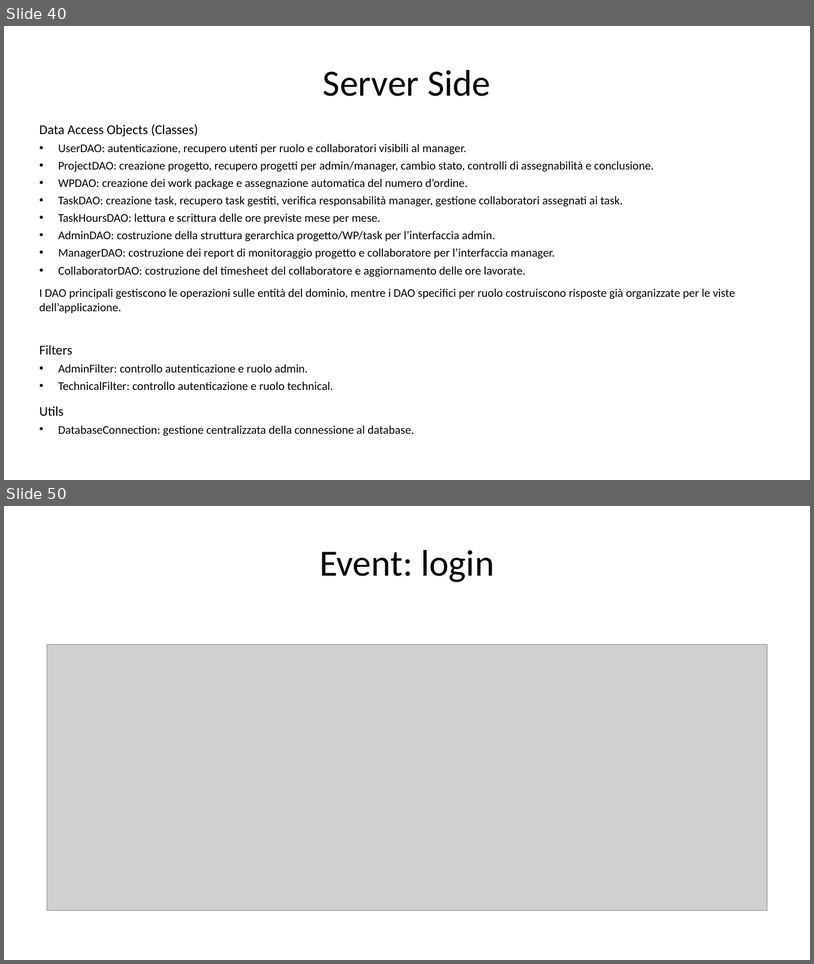
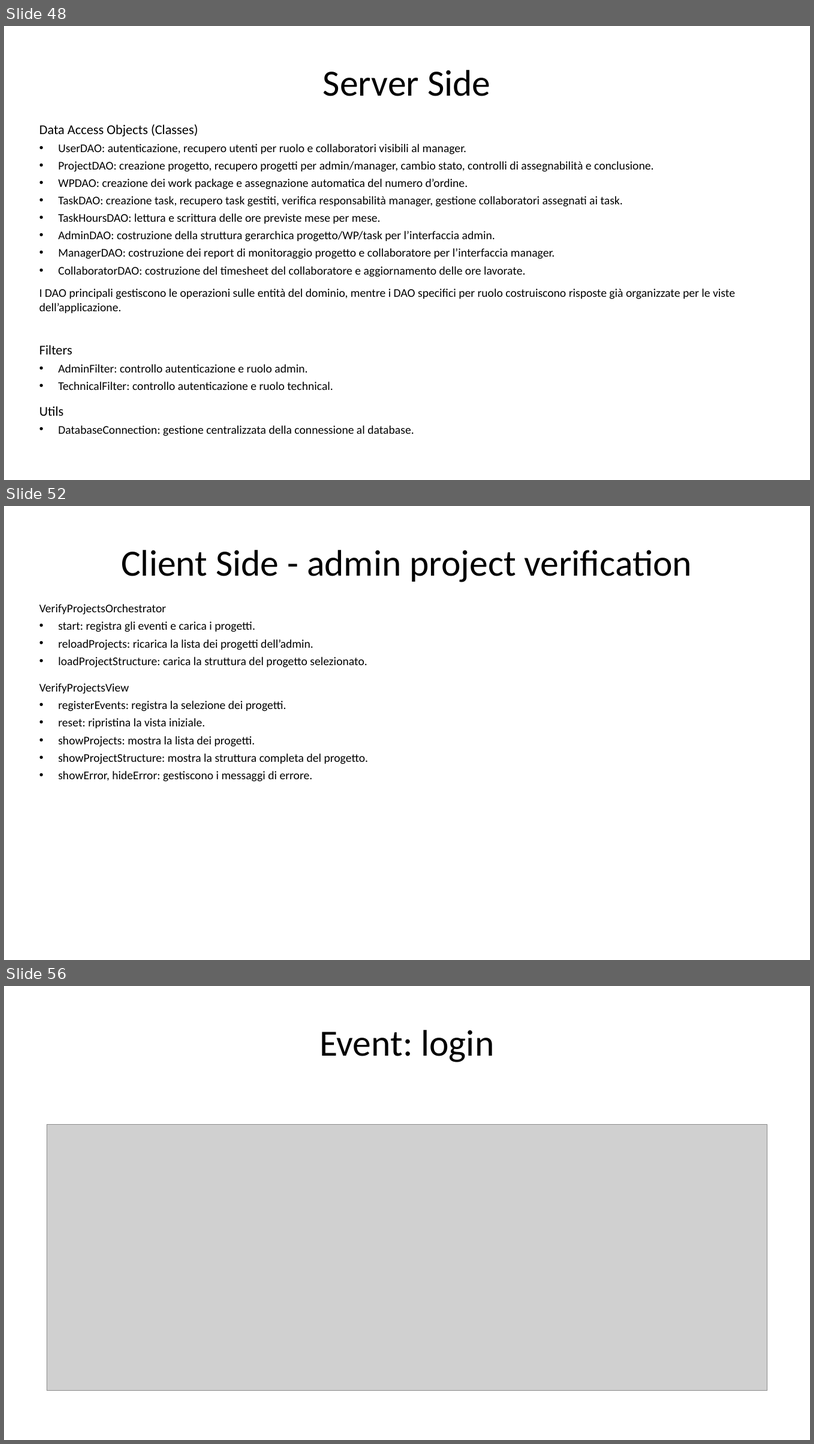
Before and after one commit to gilbertobrambilla/tiw-2026-html, a slide deck: docs/TIW_documentazione.pptx. Shown one above the other, each under a label of ours: slides 40 and 50 before the commit, slides 48, 52 and 56 after it; the slides between them are not shown. The pictures are 814x964 and 814x1444 pixels, drawn with LibreOffice and Linux fonts; fonts in the diff are those of the drawing; grey boxes stand for pictures. Boxes give left, top, right and bottom in pixels: in the first picture for what was removed or moved away, otherwise in the second. Text is boxed around its words. In the diff, an @@ line names an element or a change of style, - is before the commit and + after.

```diff
--- a/docs/TIW_documentazione.pptx
+++ b/docs/TIW_documentazione.pptx
@@ slide 52 added at (4, 506, 810, 960), background #FFFFFF @@
@@ text added at (121, 550, 693, 582), 44 pt, text #000000 @@
+Client Side - admin project verification
@@ text added at (39, 604, 368, 781), 14 pt, text #000000 @@
+VerifyProjectsOrchestrator
+• start: registra gli eventi e carica i progetti.
+• reloadProjects: ricarica la lista dei progetti dell’admin.
+• loadProjectStructure: carica la struttura del progetto selezionato.
+VerifyProjectsView
+• registerEvents: registra la selezione dei progetti.
+• reset: ripristina la vista iniziale.
+• showProjects: mostra la lista dei progetti.
+• showProjectStructure: mostra la struttura completa del progetto.
+• showError, hideError: gestiscono i messaggi di errore.
@@ what was slide 40 is now slide 48 @@
@@ what was slide 50 is now slide 56 @@
```
Also in this commit, not shown: 5 slides changed, 8 other slides added, 3 slides removed.
